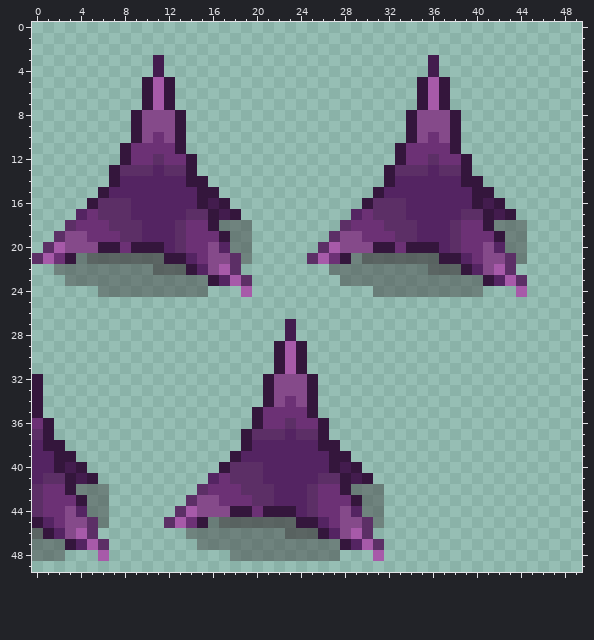
Pixel-art sprite: Assets/Art/Enviroment/Spike/ToxicSpikes3.png. The first picture shows the starting point.
The file is 50x50 pixels.
The same view after the edit:
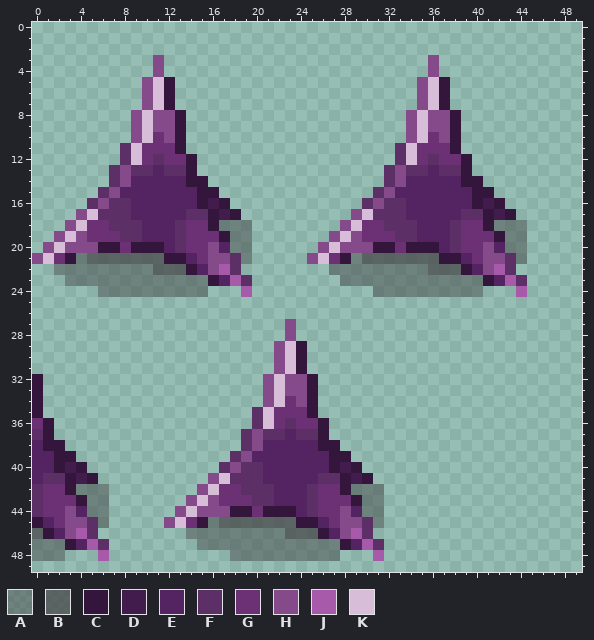
Palette (. is transparent): A #48484880  B #484848c0  C #34163c  D #431c4e  E #542462  F #5c2f66  G #6c3175  H #854a8a  J #a75aa9  K #d8bdd8
Edits made:
The author changed colour C to colour F in rows 11 to 12 at x 8 and 33; in rows 13 to 14 at x 7 and 32; in row 15 at x 6 and 31; in row 16 at x 5 and 30; in rows 35 to 36 at x 20; in rows 37 to 38 at x 19.
The author changed colour C to colour F in row 39 at x 18; in row 40 at x 17.
The author changed colour C to colour H in rows 5 to 7 at x 10 and 35; in rows 8 to 10 at x 9 and 34; in rows 29 to 31 at x 22; in rows 32 to 34 at x 21.
The author changed colour D to colour H in rows 3 to 4 at x 11 and 36; in rows 27 to 28 at x 23.
The author changed colour E to colour H in row 14 at x 8 and 33; in row 15 at x 7 and 32; in row 17 at x 4 and 29; in row 38 at x 20; in row 39 at x 19; in row 41 at x 16.
The author changed colour F to colour H in row 13 at x 8 and 33; in row 16 at x 6 and 31; in row 18 at x 3 and 28; in row 19 at x 2 and 27; in row 20 at x 1 and 26; in row 21 at x 0 and 25.
The author changed colour F to colour H in row 37 at x 20; in row 40 at x 18; in row 42 at x 15; in row 43 at x 14; in row 44 at x 13; in row 45 at x 12.
The author changed colour G to colour K in rows 11 to 12 at x 9 and 34; in row 17 at x 5 and 30; in row 18 at x 4 and 29; in rows 35 to 36 at x 21; in row 41 at x 17; in row 42 at x 16.
The author changed colour H to colour K in rows 8 to 10 at x 10 and 35; in row 19 at x 3 and 28; in rows 32 to 34 at x 22; in row 43 at x 15.
The author changed colour J to colour K in rows 5 to 7 at x 11 and 36; in row 20 at x 2 and 27; in row 21 at x 1 and 26; in rows 29 to 31 at x 23; in row 44 at x 14; in row 45 at x 13.
